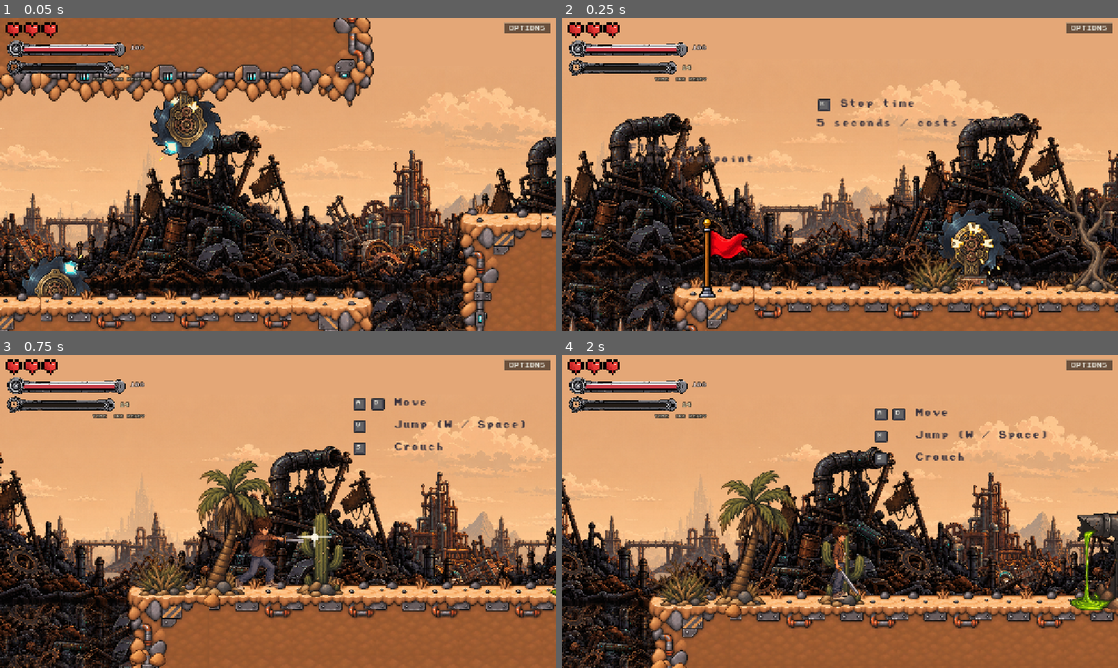
Above: before the commit, frames 1-4 (two rows, left to right).
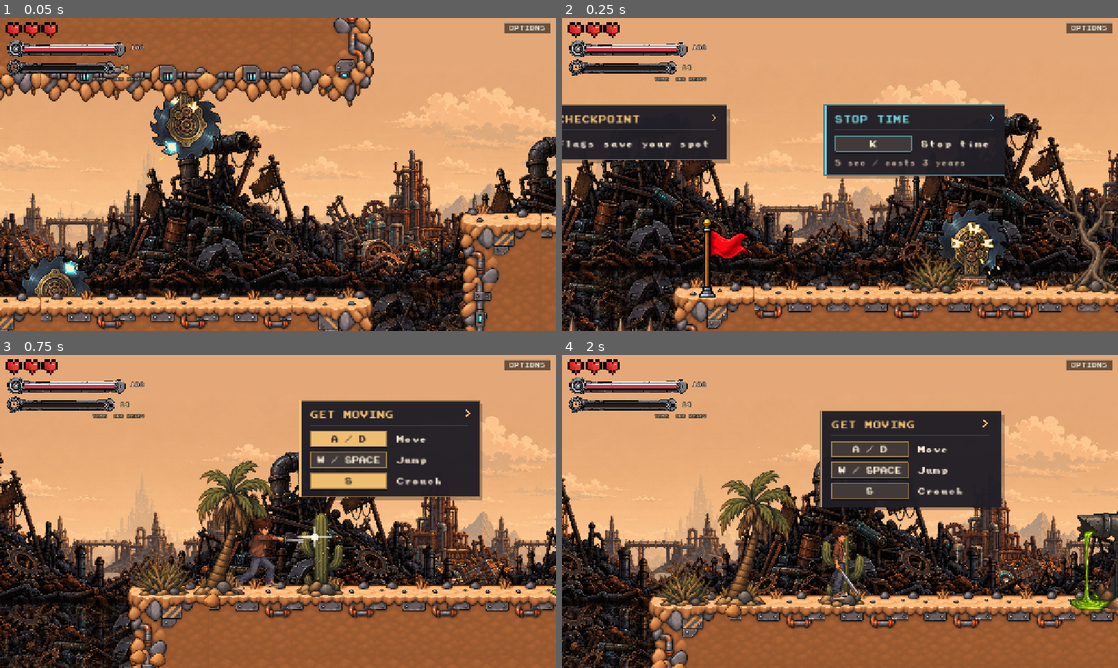
Above: after the commit, the same moments.

Repository: Zeyadzahran/years-to-spare
Game: Godot game, scene res://src/levels/level_01/level_01.tscn
Two runs of this game, one before a commit and one after it. Both use one fixed random seed, a clock stepped at 60 frames per second and the inputs below. This scene is started directly instead of the project's main scene. Sound files missing from this copy of the repository are replaced by a short silence.
Inputs (mouse positions are in pixels of both pictures, inside the frame that each line leads up to):
- Up to frame 1 (0.05 s): no input
- Up to frame 2 (0.25 s): no input
- Up to frame 3 (0.75 s): tap Enter at 0.5 s; move the mouse to (400, 495) at 0.52 s; hold D (move_right) from 0.53 s (still down); hold S (crouch) from 0.53 s (still down); tap J (attack) at 0.6 s; click (400, 495) at 0.67 s
- Up to frame 4 (2 s): tap Space (jump) at 0.77, 1.07 s; release D (move_right) at 1.25 s; release S (crouch) at 1.25 s; drag from (728, 527) to (812, 574) at 1.27 s

Frame 1 is identical in both runs. In frame 2, 12% of the frame differs, in the area x 0-83%, y 25-52%; in frame 3, 9.1%; in frame 4, 9.7%.

Commit message:
Make Level 1 guide compact and easier to spot

Diff:
--- a/src/levels/level_01/level_01.tscn
+++ b/src/levels/level_01/level_01.tscn
@@ -21,13 +21,6 @@
 [ext_resource type="PackedScene" uid="uid://djqbpdehfsnos" path="res://src/actors/enemy/gunner.tscn" id="19_bv8k8"]
 [ext_resource type="Texture2D" uid="uid://dlw6qxbday0fi" path="res://src/levels/level_01/art/terrain/tiles.png" id="19_seampatch"]
 [ext_resource type="PackedScene" uid="uid://qjopd3ftflm4" path="res://src/world/pickups/pickup.tscn" id="20_pickup"]
-[ext_resource type="Texture2D" uid="uid://de4yqyvggfy0c" path="res://assets/keys/W.png" id="22_lscnh"]
-[ext_resource type="Texture2D" uid="uid://butlj0b1ndwln" path="res://assets/keys/A.png" id="23_eucyj"]
-[ext_resource type="Texture2D" uid="uid://dgenlq4l22n5r" path="res://assets/keys/S.png" id="24_4r0fx"]
-[ext_resource type="Texture2D" uid="uid://bxlb43e0xdi17" path="res://assets/keys/D.png" id="25_r3o47"]
-[ext_resource type="Texture2D" uid="uid://dtk1udcysrmd8" path="res://assets/keys/J.png" id="26_eucyj"]
-[ext_resource type="FontFile" uid="uid://ch88yap8gjhin" path="res://assets/fonts/prstart.ttf" id="26_r3o47"]
-[ext_resource type="Texture2D" uid="uid://d3phh6mhrfc4b" path="res://assets/keys/K.png" id="29_tsq7e"]
 [ext_resource type="Script" uid="uid://bml7u6pies1ij" path="res://src/levels/level_01/boss_arena.gd" id="boss_arena_script"]
 [ext_resource type="Script" path="res://src/levels/level_01/boss_healing_spawner.gd" id="boss_healing_spawner_script"]
 [ext_resource type="Texture2D" uid="uid://csp6eptuobfmv" path="res://assets/sprites/boss-background.png" id="boss_background"]
@@ -39,6 +32,8 @@
 [ext_resource type="PackedScene" uid="uid://yfrmkarwqwn4" path="res://src/world/platforms/moving_platform.tscn" id="late_2_3h2n3"]
 [ext_resource type="PackedScene" uid="uid://drfu0r2a1beyg" path="res://src/world/platforms/platform.tscn" id="late_4_uf5ar"]
 
+[ext_resource type="Script" uid="uid://ddet4imgenslm" path="res://src/ui/tutorial/guide_card.gd" id="guide_card"]
+
 [sub_resource type="RectangleShape2D" id="RectangleShape2D_70nlc"]
 size = Vector2(23386, 400)
 
@@ -51,9 +46,6 @@
 
 [sub_resource type="RectangleShape2D" id="RectangleShape2D_boss_activation"]
 size = Vector2(2320, 1020)
-
-[sub_resource type="FontVariation" id="FontVariation_gihc7"]
-base_font = ExtResource("26_r3o47")
 
 [node name="Level01" type="Node2D" unique_id=2026904255]
 script = ExtResource("1_a7tag")
@@ -1991,123 +1983,46 @@
 [node name="HUD" parent="." unique_id=518270513 instance=ExtResource("16_buk32")]
 
 [node name="Tutorial" type="Node2D" parent="." unique_id=1961595322]
+z_index = 9
 
 [node name="Moving" type="Node2D" parent="Tutorial" unique_id=575049815]
-position = Vector2(337, 335)
-
-[node name="A_Key" type="Sprite2D" parent="Tutorial/Moving" unique_id=488933181]
-scale = Vector2(1.1, 1.1)
-texture = ExtResource("23_eucyj")
-
-[node name="D_Key" type="Sprite2D" parent="Tutorial/Moving" unique_id=353185004]
-position = Vector2(26, 0)
-scale = Vector2(1.1, 1.1)
-texture = ExtResource("25_r3o47")
-
-[node name="MoveLabel" type="Label" parent="Tutorial/Moving" unique_id=452496458]
-offset_left = 50.0
-offset_top = -9.0
-theme_override_colors/font_color = Color(0.22, 0.19, 0.23, 1)
-theme_override_colors/font_outline_color = Color(0.94, 0.74, 0.55, 0.85)
-theme_override_constants/outline_size = 2
-theme_override_fonts/font = SubResource("FontVariation_gihc7")
-theme_override_font_sizes/font_size = 12
-text = "Move"
-
-[node name="W_Key" type="Sprite2D" parent="Tutorial/Moving" unique_id=1895600679]
-position = Vector2(0, 32)
-scale = Vector2(1.1, 1.1)
-texture = ExtResource("22_lscnh")
-
-[node name="JumpLabel" type="Label" parent="Tutorial/Moving" unique_id=483624670]
-offset_left = 50.0
-offset_top = 23.0
-theme_override_colors/font_color = Color(0.22, 0.19, 0.23, 1)
-theme_override_colors/font_outline_color = Color(0.94, 0.74, 0.55, 0.85)
-theme_override_constants/outline_size = 2
-theme_override_fonts/font = SubResource("FontVariation_gihc7")
-theme_override_font_sizes/font_size = 12
-text = "Jump (W / Space)"
-
-[node name="S_Key" type="Sprite2D" parent="Tutorial/Moving" unique_id=435101929]
-position = Vector2(0, 64)
-scale = Vector2(1.1, 1.1)
-texture = ExtResource("24_4r0fx")
-
-[node name="CrouchLabel" type="Label" parent="Tutorial/Moving" unique_id=2114472180]
-offset_left = 50.0
-offset_top = 55.0
-theme_override_colors/font_color = Color(0.22, 0.19, 0.23, 1)
-theme_override_colors/font_outline_color = Color(0.94, 0.74, 0.55, 0.85)
-theme_override_constants/outline_size = 2
-theme_override_fonts/font = SubResource("FontVariation_gihc7")
-theme_override_font_sizes/font_size = 12
-text = "Crouch"
+position = Vector2(250, 330)
+script = ExtResource("guide_card")
+keys = PackedStringArray("A / D", "W / SPACE", "S")
+actions = PackedStringArray("move_left|move_right", "jump", "crouch")
+instructions = PackedStringArray("Move", "Jump", "Crouch")
 
 [node name="Attack" type="Node2D" parent="Tutorial" unique_id=2041116697]
 position = Vector2(780, 335)
-
-[node name="J_Key" type="Sprite2D" parent="Tutorial/Attack" unique_id=1644429809]
-scale = Vector2(1.1, 1.1)
-texture = ExtResource("26_eucyj")
-
-[node name="Label" type="Label" parent="Tutorial/Attack" unique_id=42699086]
-offset_left = 24.0
-offset_top = -9.0
-theme_override_colors/font_color = Color(0.22, 0.19, 0.23, 1)
-theme_override_colors/font_outline_color = Color(0.94, 0.74, 0.55, 0.85)
-theme_override_constants/outline_size = 2
-theme_override_fonts/font = SubResource("FontVariation_gihc7")
-theme_override_font_sizes/font_size = 12
-text = "Attack"
+script = ExtResource("guide_card")
+heading = "FIGHT BACK"
+keys = PackedStringArray("J")
+actions = PackedStringArray("attack")
+instructions = PackedStringArray("Attack")
+
+[node name="Heal2" type="Node2D" parent="Tutorial" unique_id=1987466871]
+position = Vector2(1200, 335)
+script = ExtResource("guide_card")
+heading = "HEAL UP"
+keys = PackedStringArray()
+actions = PackedStringArray()
+instructions = PackedStringArray("Fruit restores health")
+accent = Color(0.64, 0.82, 0.51, 1)
+
+[node name="Checkpoint" type="Node2D" parent="Tutorial" unique_id=411919139]
+position = Vector2(1620, 335)
+script = ExtResource("guide_card")
+heading = "CHECKPOINT"
+keys = PackedStringArray()
+actions = PackedStringArray()
+instructions = PackedStringArray("Flags save your spot")
 
 [node name="Stopping time" type="Node2D" parent="Tutorial" unique_id=714806754]
 position = Vector2(2020, 335)
-
-[node name="K_Key" type="Sprite2D" parent="Tutorial/Stopping time" unique_id=1644943899]
-scale = Vector2(1.1, 1.1)
-texture = ExtResource("29_tsq7e")
-
-[node name="Label" type="Label" parent="Tutorial/Stopping time" unique_id=1819088637]
-offset_left = 24.0
-offset_top = -9.0
-theme_override_colors/font_color = Color(0.22, 0.19, 0.23, 1)
-theme_override_colors/font_outline_color = Color(0.94, 0.74, 0.55, 0.85)
-theme_override_constants/outline_size = 2
-theme_override_fonts/font = SubResource("FontVariation_gihc7")
-theme_override_font_sizes/font_size = 12
-text = "Stop time"
-
-[node name="CostLabel" type="Label" parent="Tutorial/Stopping time" unique_id=828469176]
-offset_left = -10.0
-offset_top = 19.0
-theme_override_colors/font_color = Color(0.22, 0.19, 0.23, 1)
-theme_override_colors/font_outline_color = Color(0.94, 0.74, 0.55, 0.85)
-theme_override_constants/outline_size = 2
-theme_override_fonts/font = SubResource("FontVariation_gihc7")
-theme_override_font_sizes/font_size = 12
-text = "5 seconds / costs 3 years"
-
-[node name="Heal2" type="Node2D" parent="Tutorial" unique_id=1987466871]
-position = Vector2(1220, 360)
-
-[node name="Label" type="Label" parent="Tutorial/Heal2" unique_id=290281363]
-theme_override_colors/font_color = Color(0.22, 0.19, 0.23, 1)
-theme_override_colors/font_outline_color = Color(0.94, 0.74, 0.55, 0.85)
-theme_override_constants/outline_size = 2
-theme_override_fonts/font = SubResource("FontVariation_gihc7")
-theme_override_font_sizes/font_size = 12
-text = "Cactus fruit
-restores health"
-
-[node name="Checkpoint" type="Node2D" parent="Tutorial" unique_id=411919139]
-position = Vector2(1740, 390)
-
-[node name="Label" type="Label" parent="Tutorial/Checkpoint" unique_id=1220844750]
-theme_override_colors/font_color = Color(0.22, 0.19, 0.23, 1)
-theme_override_colors/font_outline_color = Color(0.94, 0.74, 0.55, 0.85)
-theme_override_constants/outline_size = 2
-theme_override_fonts/font = SubResource("FontVariation_gihc7")
-theme_override_font_sizes/font_size = 12
-text = "Flags save
-your checkpoint"
+script = ExtResource("guide_card")
+heading = "STOP TIME"
+keys = PackedStringArray("K")
+actions = PackedStringArray("time_stop")
+instructions = PackedStringArray("Stop time")
+footer = "5 sec / costs 3 years"
+accent = Color(0.45, 0.82, 0.87, 1)
--- /dev/null
+++ b/src/ui/tutorial/guide_card.gd
@@ -0,0 +1,71 @@
+@tool
+extends Node2D
+## World-space sign: stays readable against scenery without blocking player input.
+## Each row pairs a key caption with an input action and a short instruction.
+
+const FONT = preload("res://assets/fonts/prstart.ttf")
+const INK := Color("211e26")
+const GOLD := Color("efbd70")
+const PAPER := Color("fff0d5")
+const MUTED := Color("c7b49e")
+
+@export var heading := "GET MOVING"
+@export var keys := PackedStringArray(["A / D", "W / SPACE", "S"])
+@export var actions := PackedStringArray(["move_left|move_right", "jump", "crouch"])
+@export var instructions := PackedStringArray(["Move", "Jump", "Crouch"])
+@export var footer := ""
+@export var card_width := 260.0
+@export var accent := GOLD
+
+var _elapsed := 0.0
+
+
+func _process(delta: float) -> void:
+	# The editor previews the same layout, but keeps the decorative arrow still.
+	if not Engine.is_editor_hint():
+		_elapsed += delta
+	queue_redraw()
+
+
+func _draw() -> void:
+	var height := 48.0 + instructions.size() * 30.0
+	if not footer.is_empty():
+		height += 22.0
+	draw_rect(Rect2(4, 5, card_width, height), Color(0.08, 0.06, 0.09, 0.3))
+	draw_rect(Rect2(0, 0, card_width, height), Color(0.13, 0.12, 0.15, 0.96))
+	draw_rect(Rect2(0, 0, card_width, height), accent.darkened(0.4), false, 1.0)
+	draw_rect(Rect2(0, 0, 3, height), accent)
+	draw_string(FONT, Vector2(16, 25), heading, HORIZONTAL_ALIGNMENT_LEFT, -1, 12, accent)
+	draw_line(Vector2(16, 35), Vector2(card_width - 16, 35), accent.darkened(0.65))
+	for index in instructions.size():
+		var y := 44.0 + index * 30.0
+		var text_x := 16.0
+		if index < keys.size() and not keys[index].is_empty():
+			var pressed := _row_pressed(index)
+			var key_color := accent if pressed else Color("423a39")
+			draw_rect(Rect2(16, y + 2, 110, 23), Color("100f15"))
+			draw_rect(Rect2(16, y, 110, 22), key_color)
+			draw_rect(Rect2(16, y, 110, 22), accent.darkened(0.35), false)
+			var caption := keys[index]
+			var caption_width := FONT.get_string_size(caption, HORIZONTAL_ALIGNMENT_LEFT, -1, 10).x
+			draw_string(FONT, Vector2(71 - caption_width / 2, y + 16), caption,
+				HORIZONTAL_ALIGNMENT_LEFT, -1, 10, INK if pressed else PAPER)
+			text_x = 140.0
+		draw_string(FONT, Vector2(text_x, y + 16), instructions[index],
+			HORIZONTAL_ALIGNMENT_LEFT, -1, 11, PAPER)
+	var footer_y := height - 13.0
+	draw_string(FONT, Vector2(16, footer_y), footer, HORIZONTAL_ALIGNMENT_LEFT, -1, 9, MUTED)
+	# A small travelling chevron draws the eye toward the route ahead.
+	var arrow_x := card_width - 19.0 + sin(_elapsed * 2.5) * 3.0
+	draw_polyline(PackedVector2Array([
+		Vector2(arrow_x - 4, 13), Vector2(arrow_x + 1, 18), Vector2(arrow_x - 4, 23)
+	]), accent, 2.0)
+
+
+func _row_pressed(index: int) -> bool:
+	if Engine.is_editor_hint() or index >= actions.size():
+		return false
+	for action in actions[index].split("|", false):
+		if InputMap.has_action(action) and Input.is_action_pressed(action):
+			return true
+	return false
Binary file removed: assets/keys/A.png
Not shown, removed: assets/keys/A.png.import
Binary file removed: assets/keys/D.png
Not shown, removed: assets/keys/D.png.import
Binary file removed: assets/keys/J.png
Not shown, removed: assets/keys/J.png.import
Binary file removed: assets/keys/K.png
Not shown, removed: assets/keys/K.png.import
Binary file removed: assets/keys/S.png
Not shown, removed: assets/keys/S.png.import
Binary file removed: assets/keys/W.png
Not shown, removed: assets/keys/W.png.import
(and 1 more such lines)
